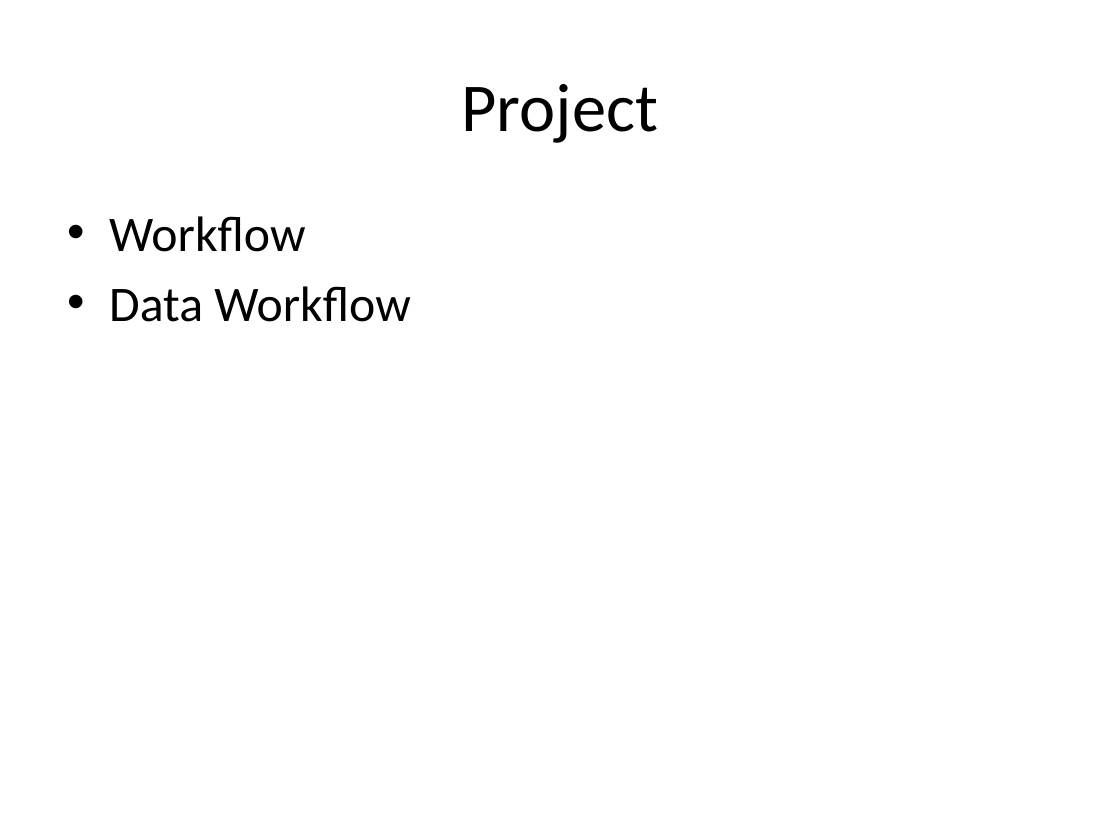
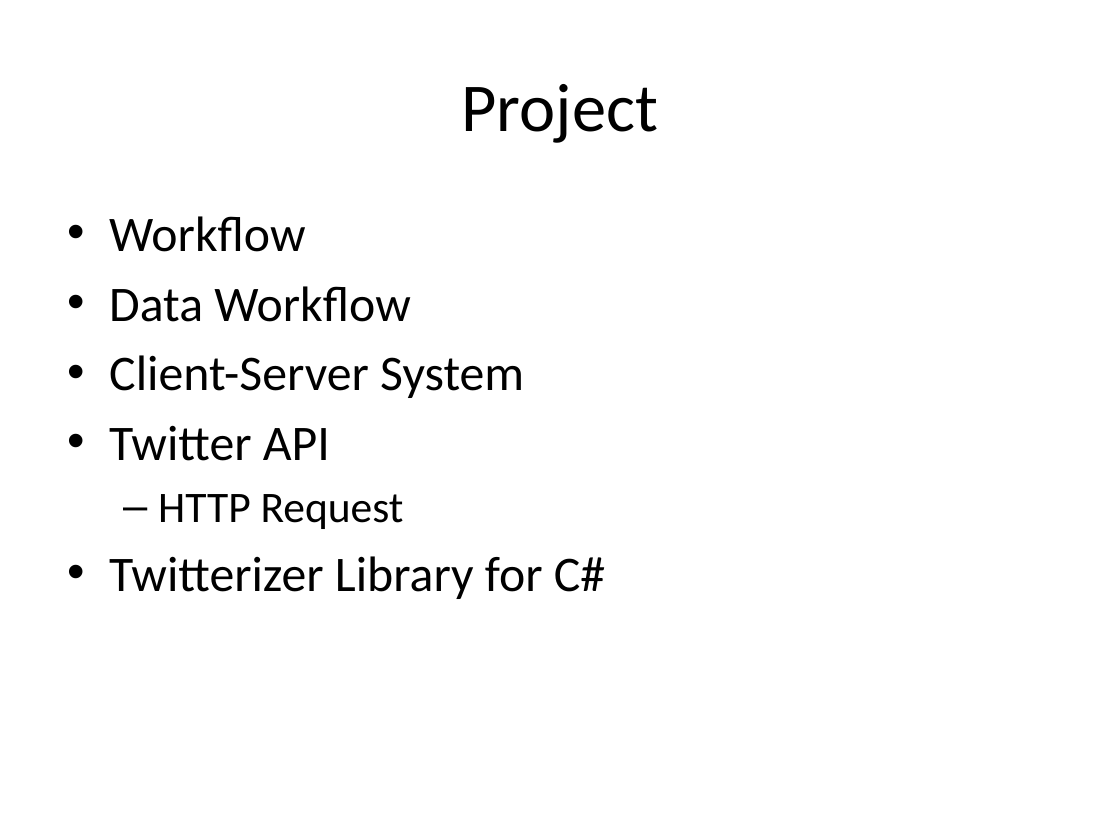
Before and after one commit to isurup/kalle-martin-group, a slide deck: slide 1 of SSE3/MartinPresentation/project extra slides.pptx. Drawn at 1120x840 pixels with LibreOffice and Linux fonts; fonts in the diff are those of the drawing. Boxes give left, top, right and bottom in pixels: in the first picture for what was removed or moved away, otherwise in the second. Text is boxed around its words. In the diff, an @@ line names an element or a change of style, - is before the commit and + after.

```diff
--- a/SSE3/MartinPresentation/project extra slides.pptx
+++ b/SSE3/MartinPresentation/project extra slides.pptx
@@ text at [109, 355, 605, 599]: paragraphs added @@
+• Client-Server System
+• Twitter API
+  – HTTP Request
+• Twitterizer Library for C#
```
